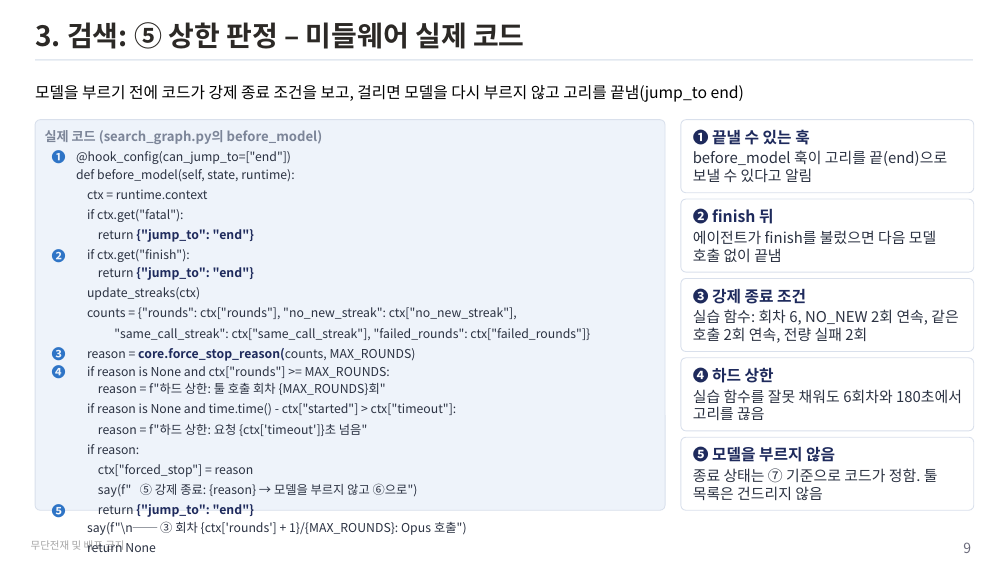
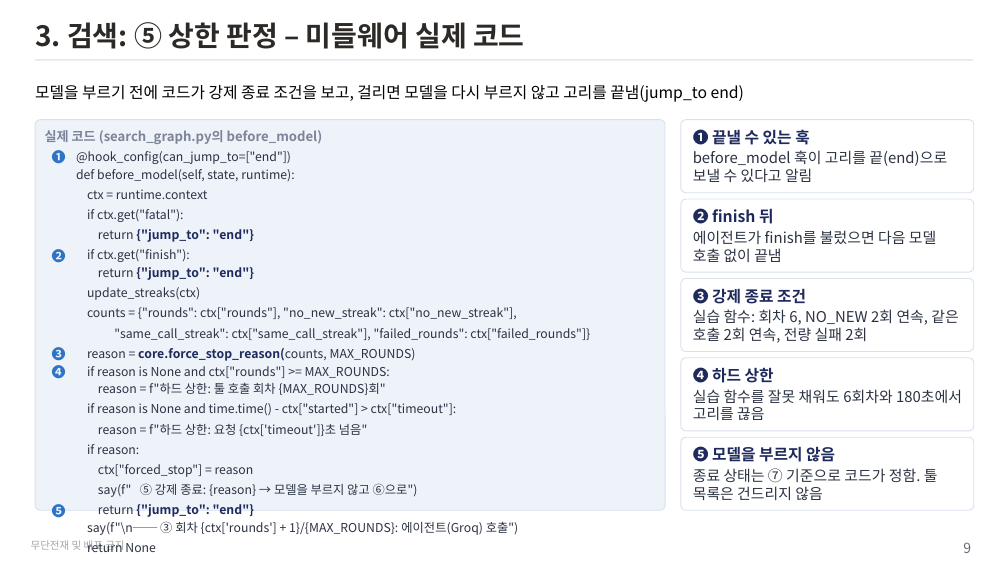
Before and after one commit to unicorn-campus/hybrid-ai, a slide deck: slide 9 of teacher/plan/graph-search-code.pptx. Drawn at 1008x567 pixels with LibreOffice and Linux fonts; fonts in the diff are those of the drawing. Boxes give left, top, right and bottom in pixels: in the first picture for what was removed or moved away, otherwise in the second. Text is boxed around its words. In the diff, an @@ line names an element or a change of style, - is before the commit and + after.

```diff
--- a/teacher/plan/graph-search-code.pptx
+++ b/teacher/plan/graph-search-code.pptx
@@ table at (45,149,656,556) @@
@@ row 20, column 2: "say(f"\n── ③ 회차 {ctx['rounds'] + 1}/{MAX_ROUNDS}: Opus 호출")" to "say(f"\n── ③ 회차 {ctx['rounds'] + 1}/{MAX_ROUNDS}: 에이전트(Groq) 호출")" @@
```
Also in this commit, not shown: 2 other slides changed, 11 other files.
